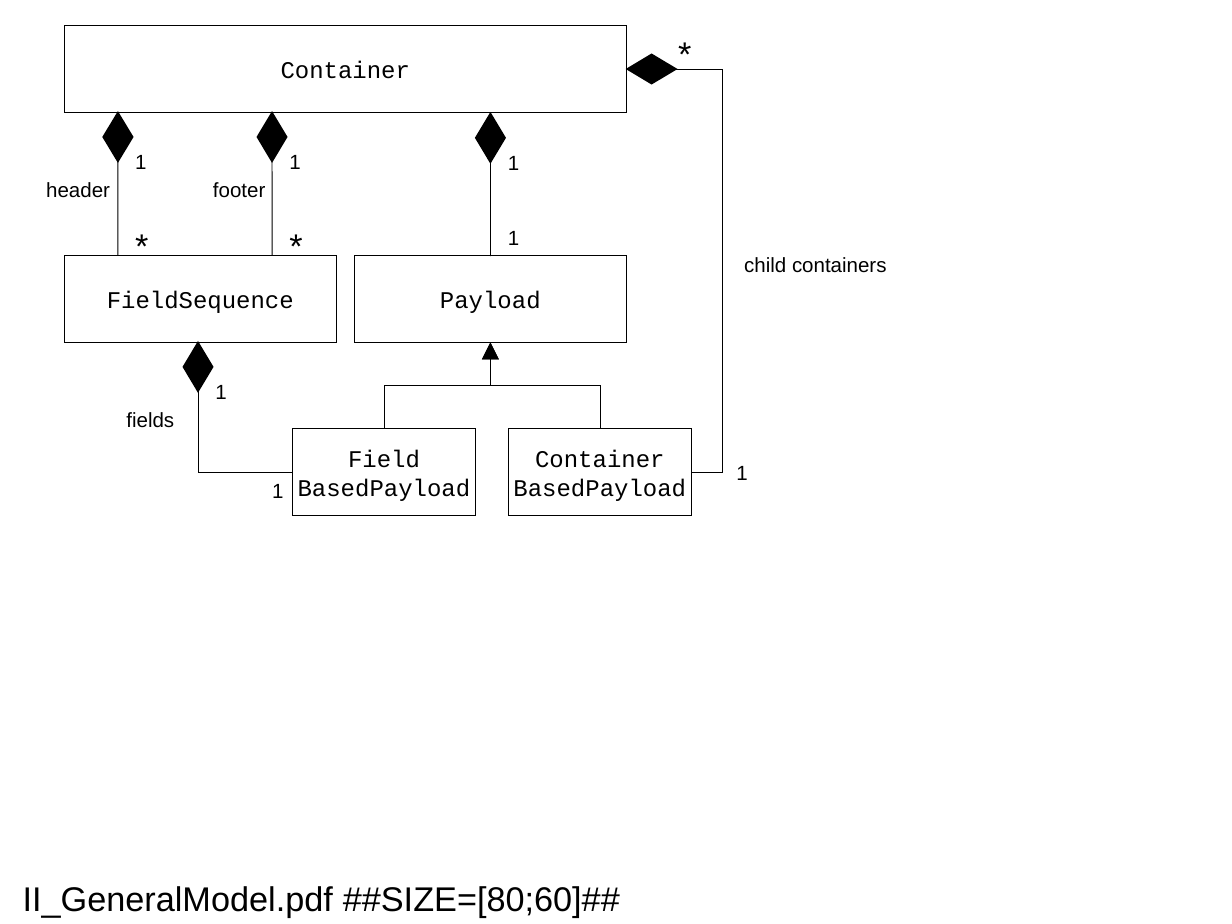
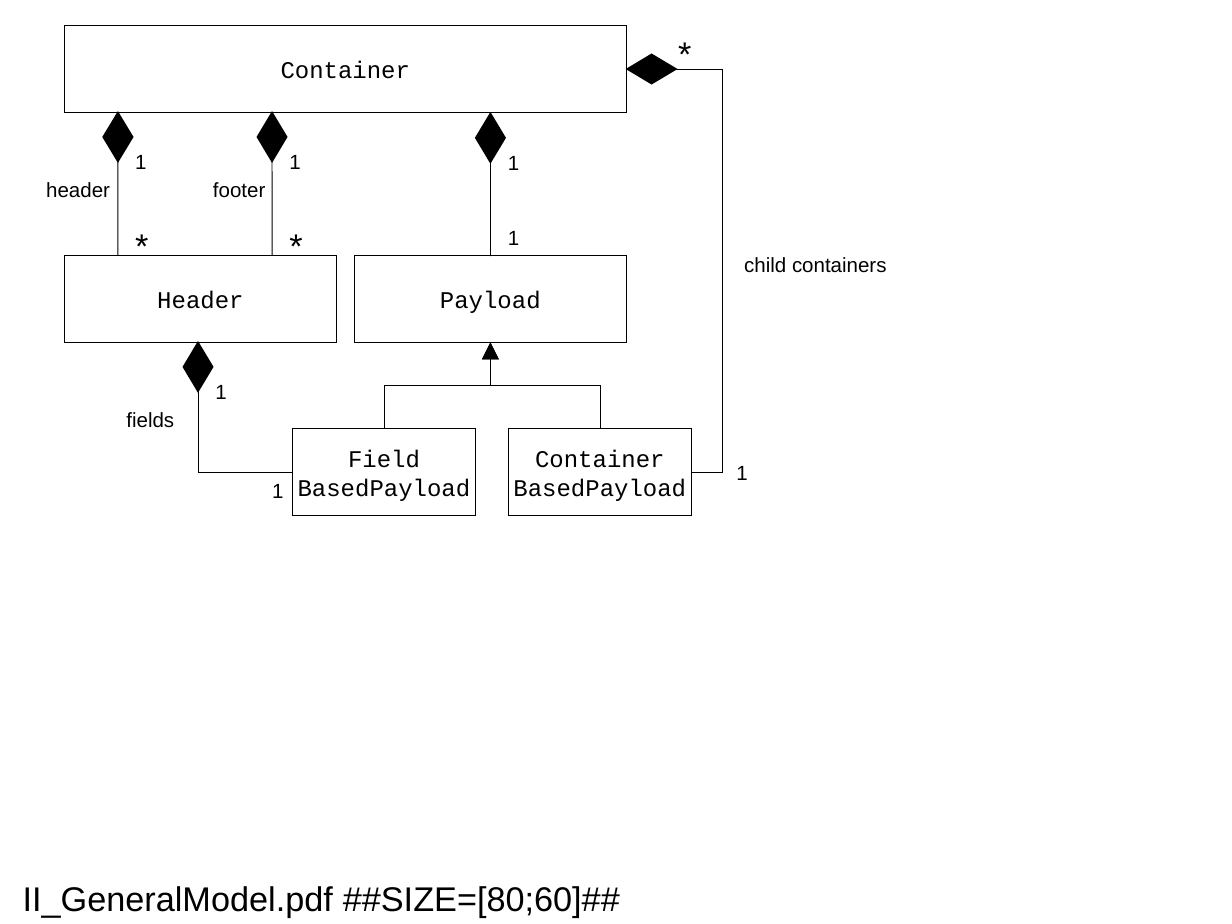
Before and after one commit to jebbard/jMeta, a slide deck: slide 15 of jMetaDocs/DesignConcept/figures/FiguresTotal.ppt. Drawn at 1232x924 pixels with LibreOffice and Linux fonts; fonts in the diff are those of the drawing. Boxes give left, top, right and bottom in pixels: in the first picture for what was removed or moved away, otherwise in the second. Text is boxed around its words. In the diff, an @@ line names an element or a change of style, - is before the commit and + after.

```diff
--- a/jMetaDocs/DesignConcept/figures/FiguresTotal.ppt
+++ b/jMetaDocs/DesignConcept/figures/FiguresTotal.ppt
@@ text in rectangle at bbox=[157, 291, 243, 309]: text changed @@
-FieldSequence
+Header
```
Also in this commit, not shown: 42 other files.
